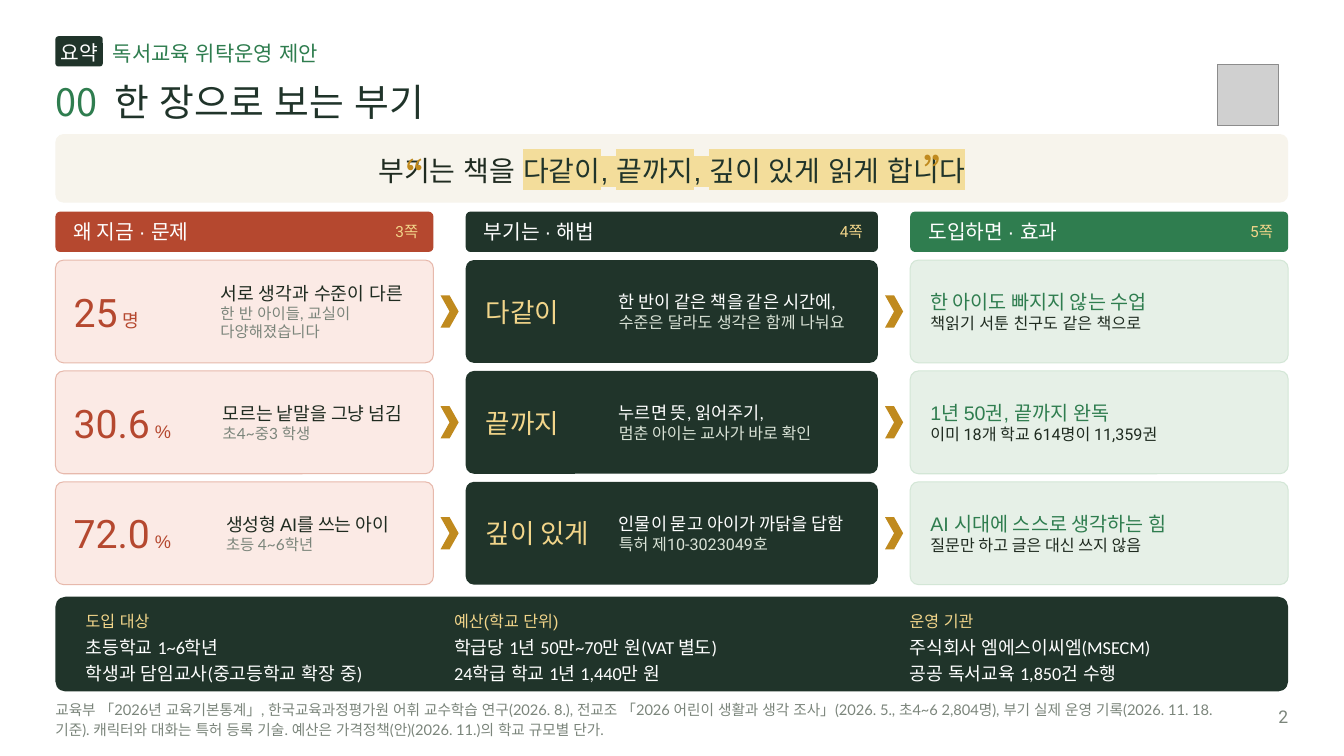
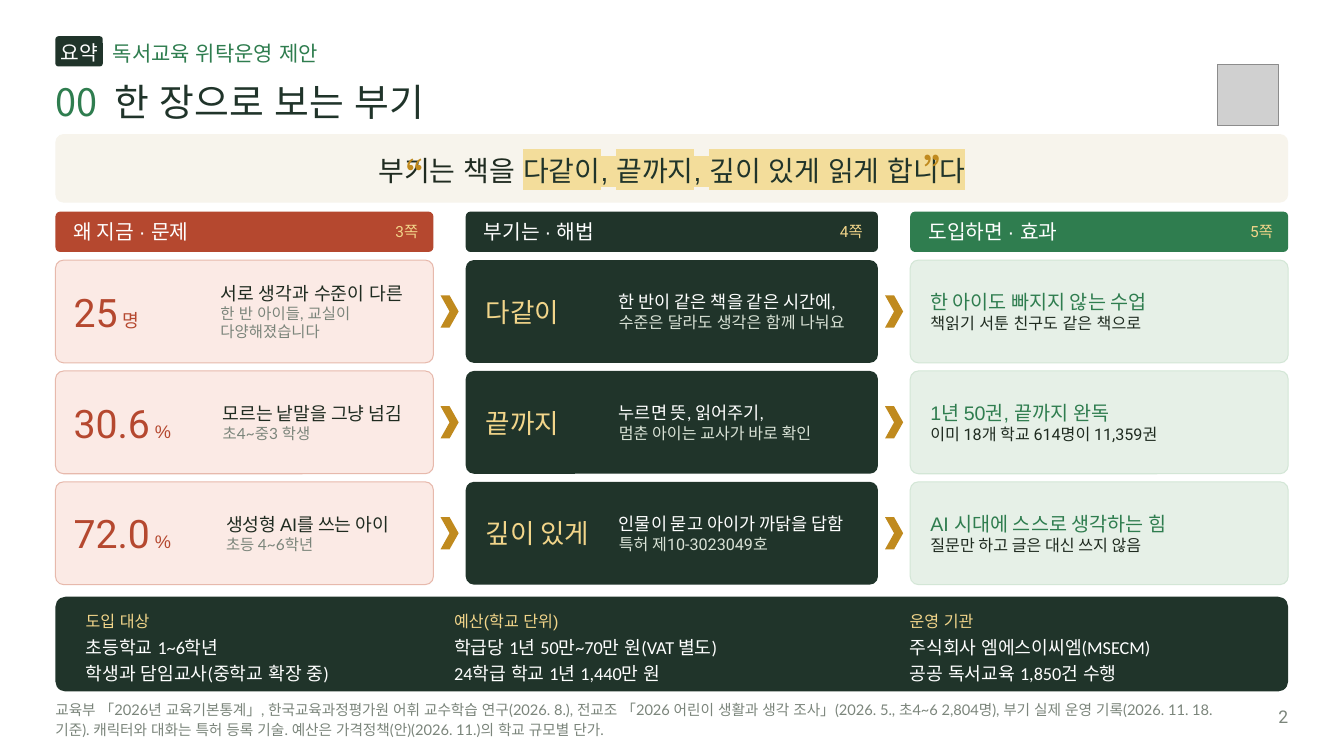
Before and after one commit to legoschool/bookie-test, a slide deck: slide 2 of promo/dl/proposal/bookie-proposal-20p.pptx. Drawn at 1344x756 pixels with LibreOffice and Linux fonts; fonts in the diff are those of the drawing; grey boxes stand for pictures. Boxes give left, top, right and bottom in pixels: in the first picture for what was removed or moved away, otherwise in the second. Text is boxed around its words. In the diff, an @@ line names an element or a change of style, - is before the commit and + after.

```diff
--- a/promo/dl/proposal/bookie-proposal-20p.pptx
+++ b/promo/dl/proposal/bookie-proposal-20p.pptx
@@ text at <box>86,665,329,683</box>: text changed @@
-학생과 담임교사(중고등학교 확장 중)
+학생과 담임교사(중학교 확장 중)
```
Also in this commit, not shown: 1 other slide changed, 15 other files.
